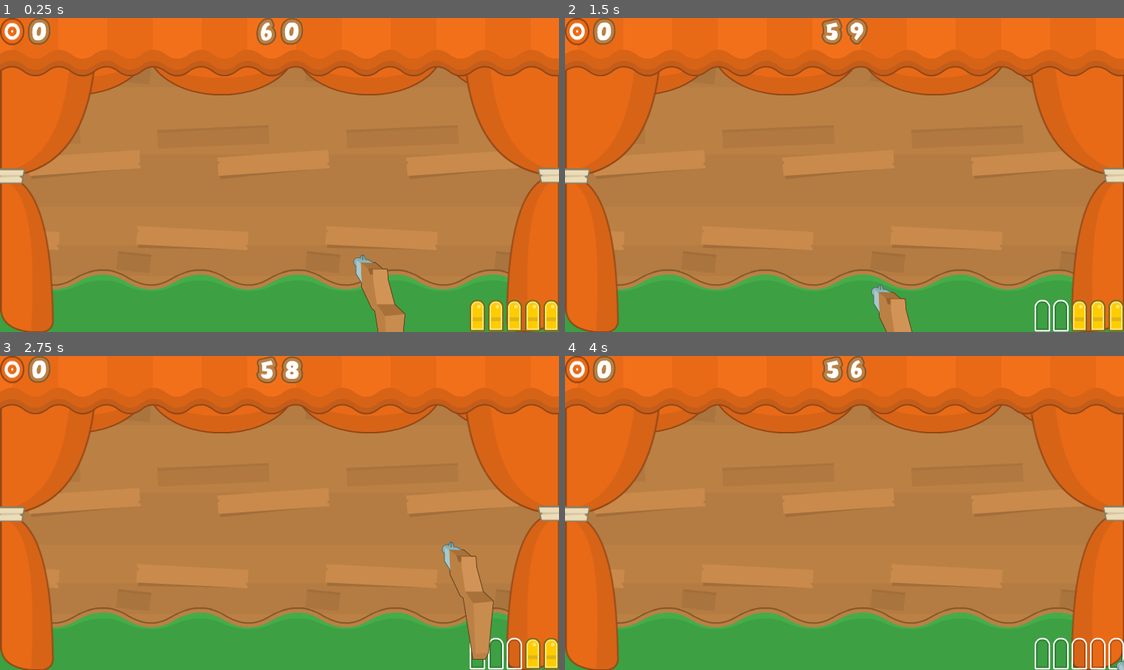
Above: before the commit, frames 1-4 (two rows, left to right).
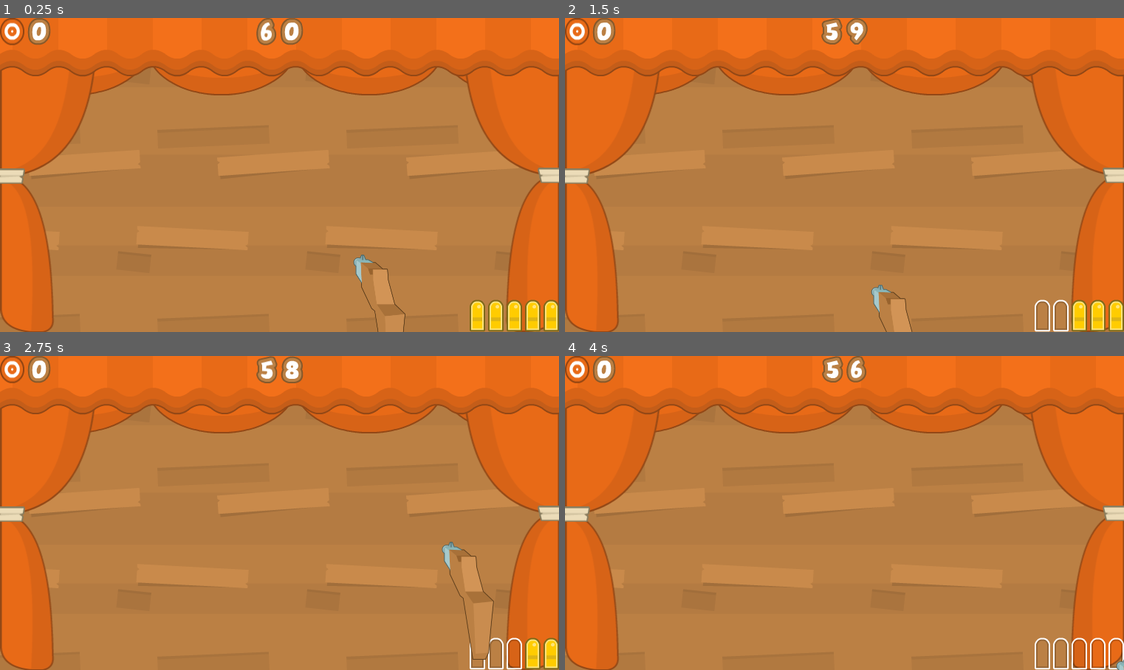
Above: after the commit, the same moments.

Repository: KieranGliver/shooting-gallery
Game: Godot game, scene res://main.tscn
Same seed, same stepped clock (60 frames per second), same inputs: the game is played once before the commit and once after it.
Inputs (mouse positions are in pixels of both pictures, inside the frame that each line leads up to):
- Up to frame 1 (0.25 s): no input
- Up to frame 2 (1.5 s): move the mouse to (967, 159) at 0.52 s; press the mouse at (967, 159) at 0.53 s; move the mouse to (732, 190) at 1.27 s; release the mouse at (732, 190) at 1.28 s; click (732, 190) at 1.35 s
- Up to frame 3 (2.75 s): move the mouse to (335, 443) at 2.02 s; press the mouse at (335, 443) at 2.03 s
- Up to frame 4 (4 s): move the mouse to (816, 575) at 2.77 s; release the mouse at (816, 575) at 2.78 s; click (816, 575) at 2.85 s; tap Enter at 3.5 s; move the mouse to (1012, 560) at 3.52 s; press the mouse at (1012, 560) at 3.53 s

The runs differ from the first frame. In frame 1, 12% of the frame differs, in the area x 0-100%, y 80-100%; in frame 2, 13%; in frame 3, 13%; in frame 4, 14%.

Commit message:
Fixed terrain offset in targetmanager

Diff:
--- a/main.tscn
+++ b/main.tscn
@@ -39,11 +39,11 @@
 [node name="WaveManager" parent="ParallaxBackground" instance=ExtResource("3_dg77c")]
 position = Vector2(841, 241)
 wave_interval = 5
-terrain_y_offset = 100.0
+terrain_y_offset = -100.0
 target_distance = 1000.0
 target_speed = 100.0
-target_angle = 180.0
-target_amplitude = 200.0
+target_angle = 49.714
+target_amplitude = 50.0
 target_wavelength = 3.0
 
 [node name="CanvasLayer" type="CanvasLayer" parent="."]
--- a/target_manager.gd
+++ b/target_manager.gd
@@ -94,5 +94,5 @@
 		terrain.position = direction * target_distance + y_offset_vector
 		terrain.rotation_degrees = target_angle - 180
 	else:
-		terrain.position = Vector2.ZERO + y_offset_vector
+		terrain.position = Vector2.ZERO - y_offset_vector
 		terrain.rotation_degrees = target_angle
